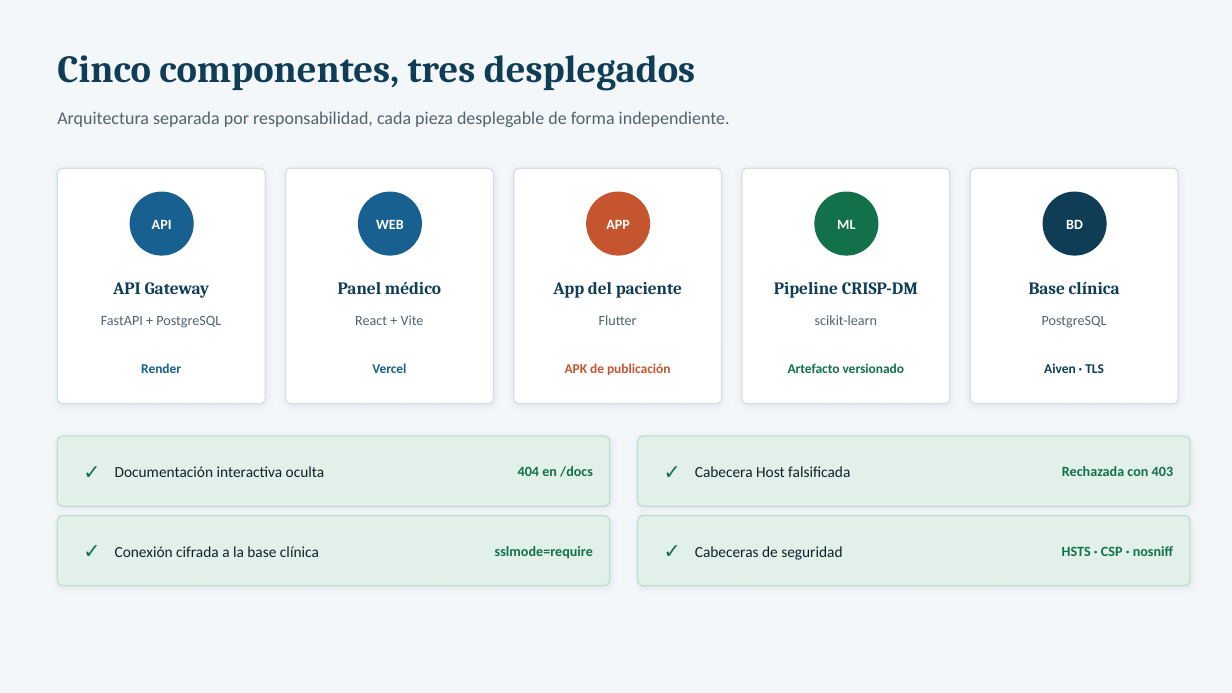
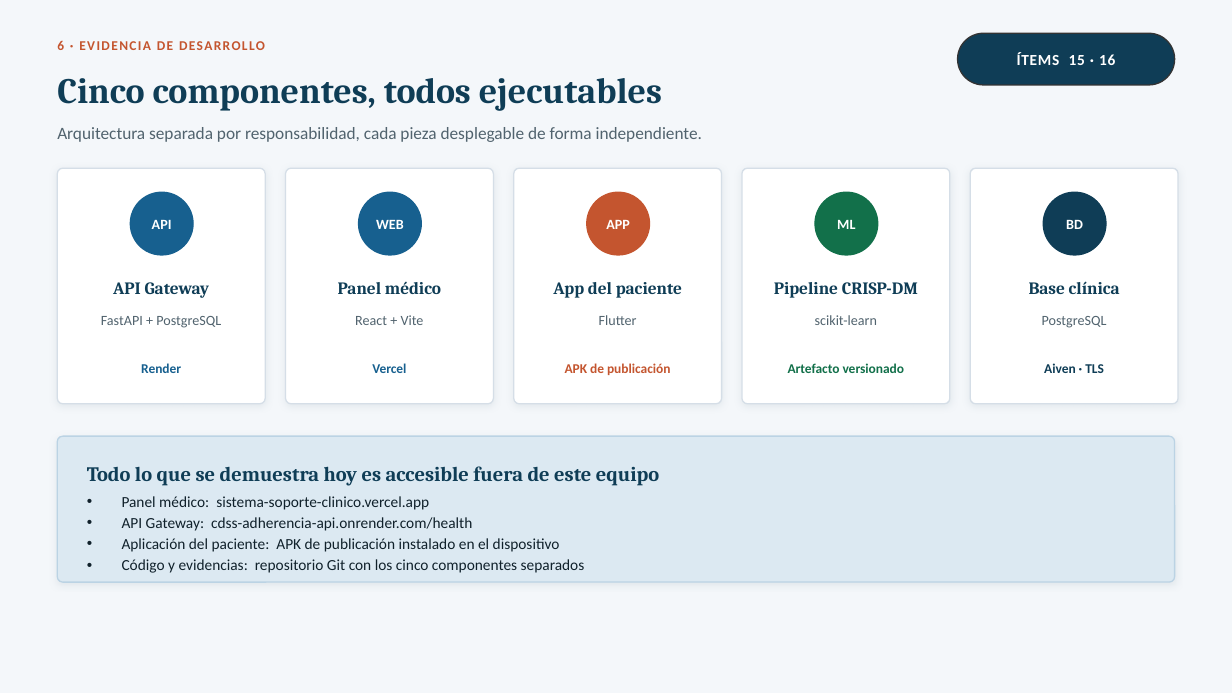
Before and after one commit to Leocix/sistema-soporte-clinico, a slide deck: slide 13 of documentacion/04_exposicion/Exposicion_50.pptx (slide 6 before the commit). Drawn at 1232x693 pixels with LibreOffice and Linux fonts; fonts in the diff are those of the drawing. Boxes give left, top, right and bottom in pixels: in the first picture for what was removed or moved away, otherwise in the second. Text is boxed around its words. In the diff, an @@ line names an element or a change of style, - is before the commit and + after.

```diff
--- a/documentacion/04_exposicion/Exposicion_50.pptx
+++ b/documentacion/04_exposicion/Exposicion_50.pptx
@@ text added at box(57, 41, 64, 50), 10.5 pt, text #C4552F, bold @@
+6 · EVIDENCIA DE DESARROLLO
@@ rounded rectangle added at box(958, 33, 1175, 85), fill #0F3D56, outline #333333 1 pt @@
@@ text added at box(1017, 52, 1115, 65), 12 pt, text #FFFFFF, bold @@
+ÍTEMS 15 · 16
@@ text at box(57, 78, 662, 111): text changed; size 30 to 28 pt @@
-Cinco componentes, tres desplegados
+Cinco componentes, todos ejecutables
@@ text "Arquitectura separada por responsabilidad, cada ...": place and size @@
-text "Arquitectura separada por responsabilidad, cada ..." at box(57, 111, 730, 127)
+text "Arquitectura separada por responsabilidad, cada ..." at box(57, 127, 702, 142)
@@ text "Arquitectura separada por responsabilidad, cada ..." at box(57, 127, 702, 142): size 14 to 13.5 pt @@
@@ rounded rectangle removed at box(57, 436, 610, 506) @@
@@ rounded rectangle added at box(57, 436, 1175, 582), fill #DCE9F2, outline #BBD3E4 1 pt @@
@@ rounded rectangle removed at box(638, 436, 1190, 506) @@
@@ text removed at box(76, 453, 108, 490) @@
-✓
@@ text added at box(87, 466, 659, 486), 16 pt, text #0F3D56, bold @@
+Todo lo que se demuestra hoy es accesible fuera de este equipo
@@ text removed at box(115, 466, 325, 477) @@
-Documentación interactiva oculta
@@ text removed at box(518, 466, 593, 477) @@
-404 en /docs
@@ text removed at box(656, 453, 689, 490) @@
-✓
@@ text removed at box(695, 466, 850, 477) @@
-Cabecera Host falsificada
@@ text removed at box(1062, 466, 1173, 476) @@
-Rechazada con 403
@@ text added at box(122, 496, 585, 573), 12 pt, text #10212B @@
+• Panel médico: sistema-soporte-clinico.vercel.app
+• API Gateway: cdss-adherencia-api.onrender.com/health
+• Aplicación del paciente: APK de publicación instalado en el dispositivo
+• Código y evidencias: repositorio Git con los cinco componentes separados
@@ rounded rectangle removed at box(57, 516, 610, 586) @@
@@ text removed at box(76, 532, 108, 569) @@
-✓
@@ rounded rectangle removed at box(638, 516, 1190, 586) @@
@@ text removed at box(656, 532, 689, 569) @@
-✓
@@ text removed at box(115, 546, 319, 557) @@
-Conexión cifrada a la base clínica
@@ text removed at box(495, 546, 593, 559) @@
-sslmode=require
@@ text removed at box(695, 546, 842, 560) @@
-Cabeceras de seguridad
@@ text removed at box(1062, 546, 1173, 556) @@
-HSTS · CSP · nosniff
```
Also in this commit, not shown: 11 other slides changed, 3 slides added, 4 other files.
